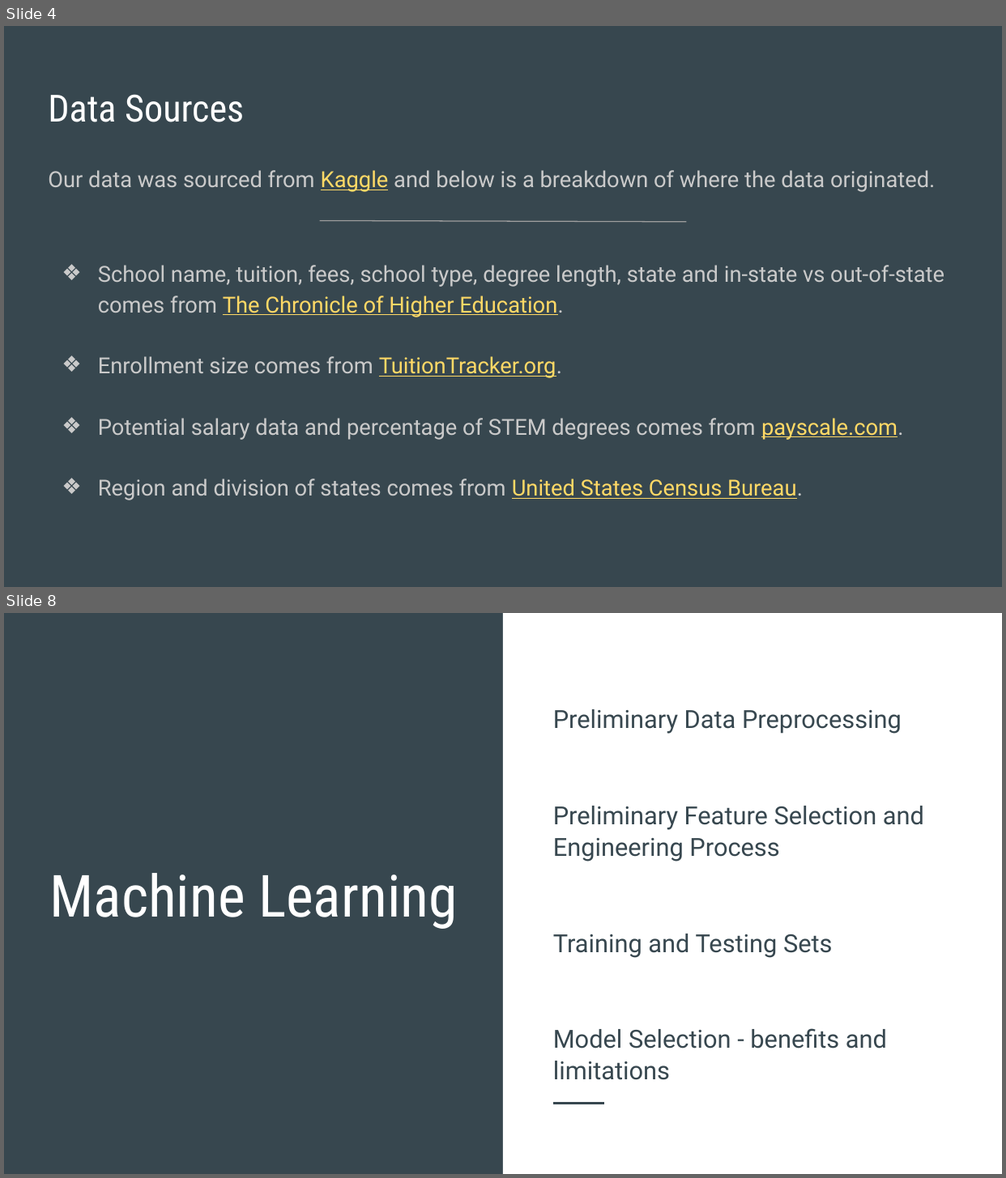
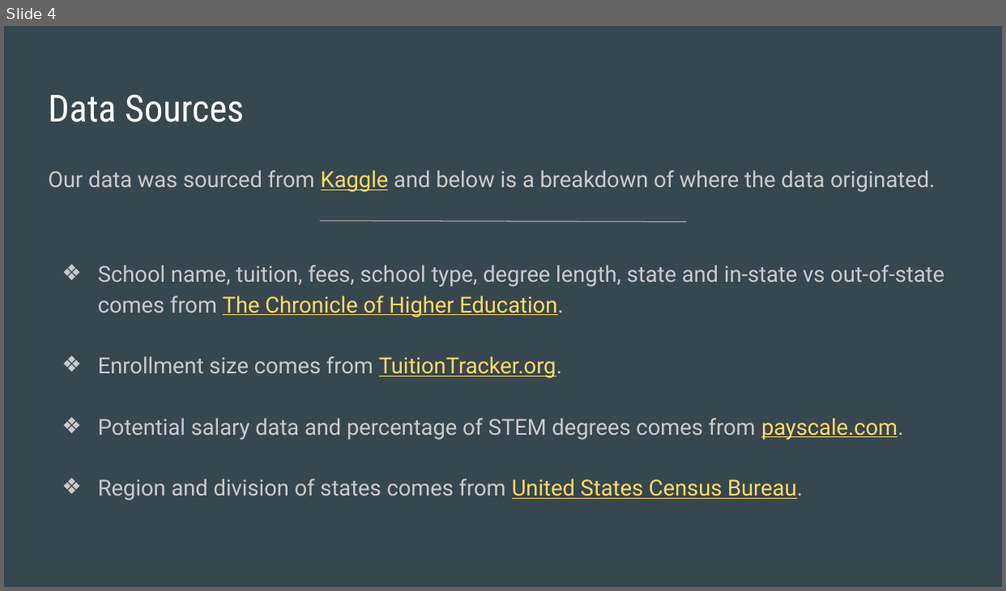
Before and after one commit to razon7/Group-Project, a slide deck: College_Costs_Career_Pay.pptx. Shown one above the other, each under a label of ours: slides 4 and 8 before the commit, slide 4 after it; the slides between them are not shown. The pictures are 1006x1178 and 1006x591 pixels, drawn with LibreOffice and Linux fonts; fonts in the diff are those of the drawing. Boxes give left, top, right and bottom in pixels: in the first picture for what was removed or moved away, otherwise in the second. Text is boxed around its words. In the diff, an @@ line names an element or a change of style, - is before the commit and + after.

```diff
--- a/College_Costs_Career_Pay.pptx
+++ b/College_Costs_Career_Pay.pptx
@@ slide 8 removed at [4, 613, 1002, 1174], background #37474F @@
@@ rectangle removed at [503, 613, 1002, 1174] @@
@@ text removed at [553, 709, 924, 1080] @@
-Preliminary Data Preprocessing
-Preliminary Feature Selection and Engineering Process
-Training and Testing Sets
-Model Selection - benefits and limitations
@@ title removed at [49, 873, 458, 929] @@
-Machine Learning
@@ line removed from (553, 1104) to (603, 1104) @@
```
Also in this commit, not shown: 3 slides changed, 6 slides added, 2 other slides removed, 1 other file.
